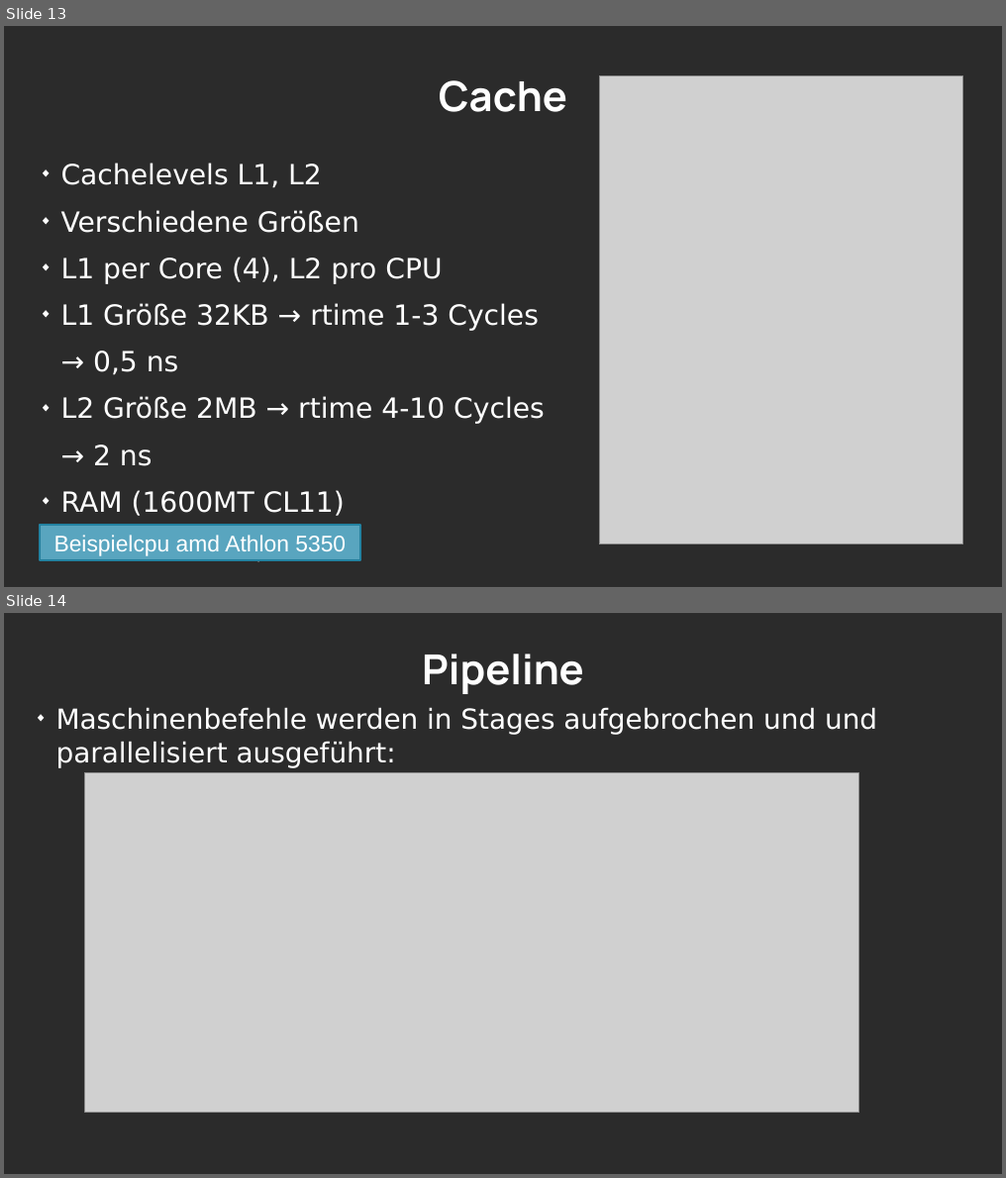
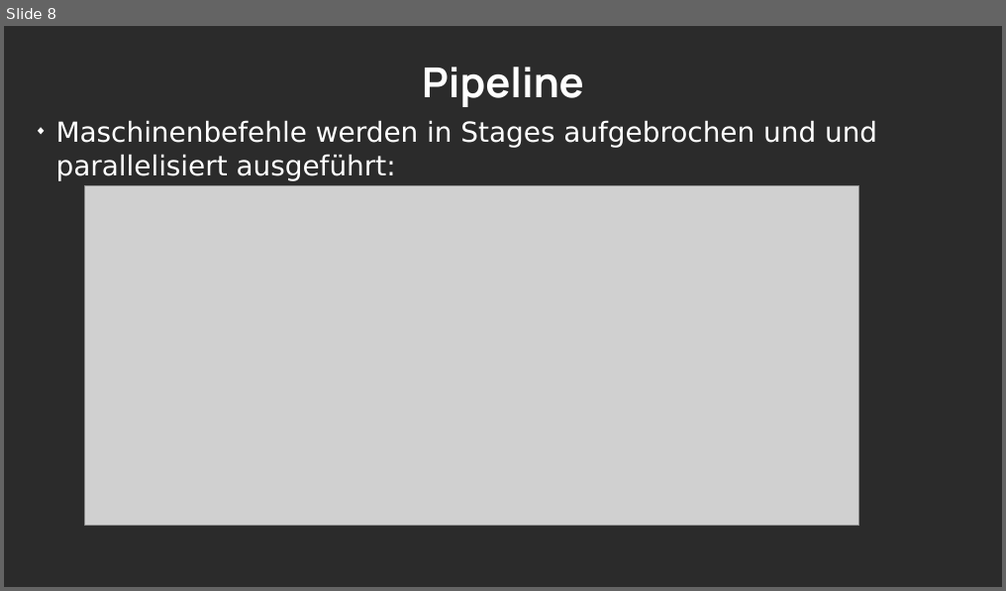
Before and after one commit to LordDreadfight/infpresentation, a slide deck: infCompilers.odp. Shown one above the other, each under a label of ours: slides 13 and 14 before the commit, slide 8 after it. The pictures are 1006x1178 and 1006x591 pixels, drawn with LibreOffice and Linux fonts; fonts in the diff are those of the drawing; grey boxes stand for pictures; background and template pictures are left out; a plain dark background stands for a picture behind light text. Boxes give left, top, right and bottom in pixels: in the first picture for what was removed or moved away, otherwise in the second. Text is boxed around its words. In the diff, an @@ line names an element or a change of style, - is before the commit and + after.

```diff
--- a/infCompilers.odp
+++ b/infCompilers.odp
@@ slide 13 removed at <box>4,26,1002,587</box>, background picture (left out) @@
@@ title removed at <box>439,80,567,112</box> @@
-Cache
@@ picture removed at <box>599,76,963,545</box> @@
@@ text removed at <box>61,163,545,565</box> @@
-◆ Cachelevels L1, L2
-◆ Verschiedene Größen
-◆ L1 per Core (4), L2 pro CPU
-◆ L1 Größe 32KB → rtime 1-3 Cycles
-→ 0,5 ns
-◆ L2 Größe 2MB → rtime 4-10 Cycles
-→ 2 ns
-◆ RAM (1600MT CL11)
-→ ~67 ns / 12,8GB/s
@@ rectangle removed at <box>40,525,359,561</box> @@
-Beispielcpu amd Athlon 5350
@@ what was slide 14 is now slide 8 @@
```
Also in this commit, not shown: 5 slides changed, 15 slides added, 8 other slides removed, 5 other files.
